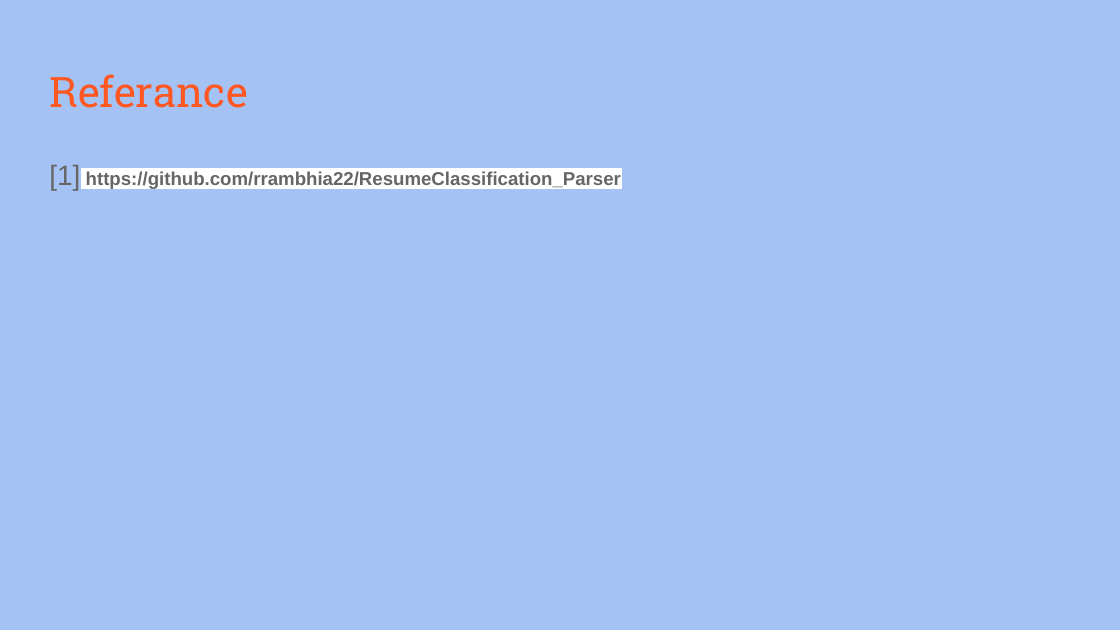
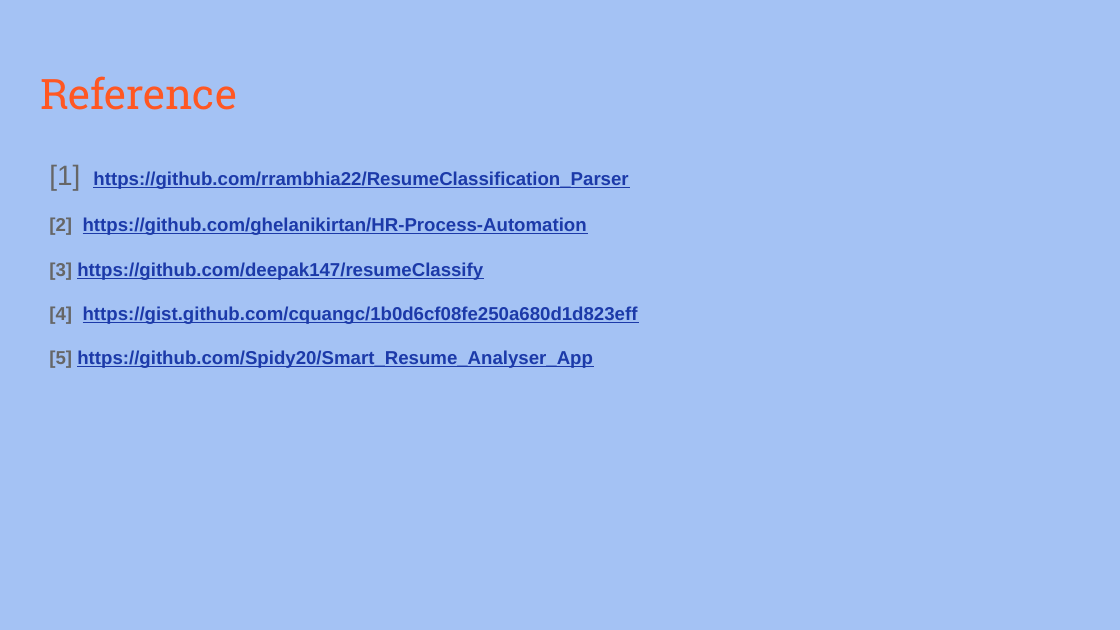
Before and after one commit to arslan719/Capstone_Project_5588, a slide deck: slide 20 of Humanlytics.pptx (slide 17 before the commit). Drawn at 1120x630 pixels with LibreOffice and Linux fonts; fonts in the diff are those of the drawing. Boxes give left, top, right and bottom in pixels: in the first picture for what was removed or moved away, otherwise in the second. Text is boxed around its words. In the diff, an @@ line names an element or a change of style, - is before the commit and + after.

```diff
--- a/Humanlytics.pptx
+++ b/Humanlytics.pptx
@@ title at [40, 76, 237, 110]: text changed @@
-Referance
+Reference
@@ text at [49, 164, 628, 190]: text colour #666666 to #1C3AA9, highlight #FFFFFF to none, underline on in "https://github.com/rrambhia22/ResumeClassification_Parser"; less space between paragraphs @@
@@ text at [49, 217, 638, 368]: paragraphs added @@
+[2] https://github.com/ghelanikirtan/HR-Process-Automation
+[3] https://github.com/deepak147/resumeClassify
+[4] https://gist.github.com/cquangc/1b0d6cf08fe250a680d1d823eff
+[5] https://github.com/Spidy20/Smart_Resume_Analyser_App
```
Also in this commit, not shown: 8 other slides changed, 5 slides added, 11 slides removed.
